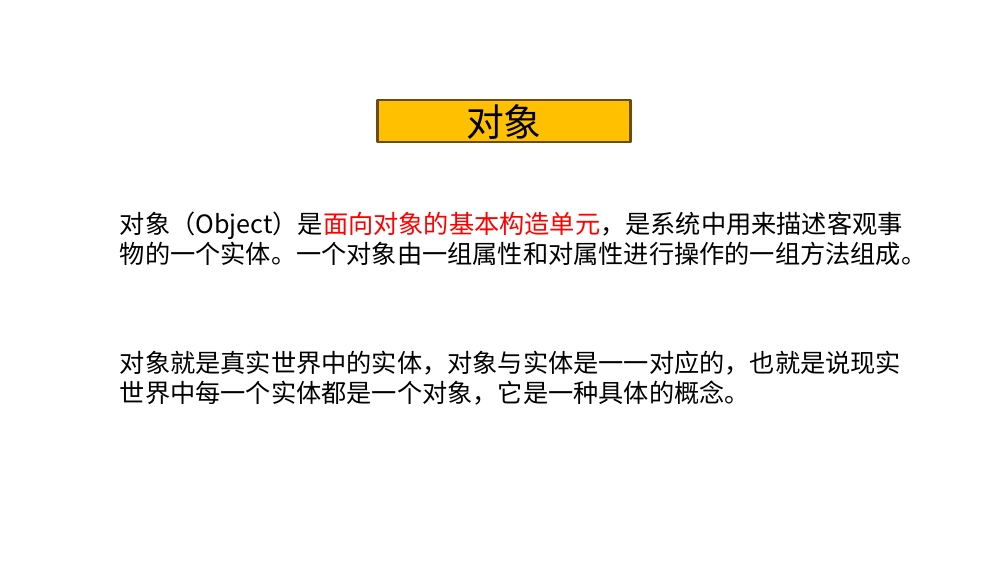
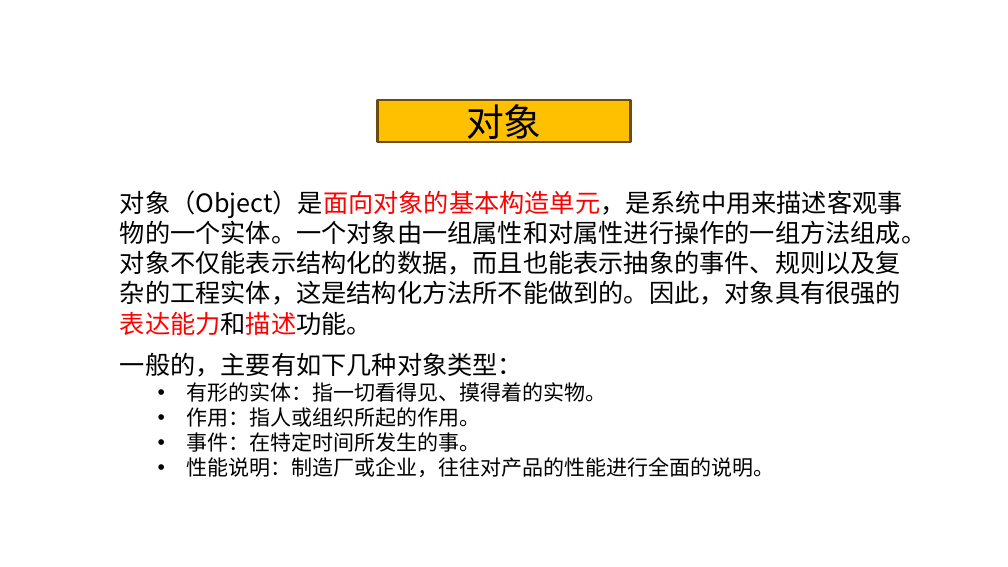
Before and after one commit to on6nx/requirement, a slide deck: slide 7 of uml2/G07翻转课堂2(3.20).pptx. Drawn at 1008x567 pixels with LibreOffice and Linux fonts; fonts in the diff are those of the drawing; background and template pictures are left out. Boxes give left, top, right and bottom in pixels: in the first picture for what was removed or moved away, otherwise in the second. Text is boxed around its words. In the diff, an @@ line names an element or a change of style, - is before the commit and + after.

```diff
--- a/uml2/G07翻转课堂2(3.20).pptx
+++ b/uml2/G07翻转课堂2(3.20).pptx
@@ text at <box>120,190,926,335</box>: text changed @@
-对象（Object）是面向对象的基本构造单元，是系统中用来描述客观事物的一个实体。一个对象由一组属性和对属性进行操作的一组方法组成。
+对象（Object）是面向对象的基本构造单元，是系统中用来描述客观事物的一个实体。一个对象由一组属性和对属性进行操作的一组方法组成。对象不仅能表示结构化的数据，而且也能表示抽象的事件、规则以及复杂的工程实体，这是结构化方法所不能做到的。因此，对象具有很强的表达能力和描述功能。
@@ text removed at <box>120,350,901,405</box> @@
-对象就是真实世界中的实体，对象与实体是一一对应的，也就是说现实世界中每一个实体都是一个对象，它是一种具体的概念。
@@ text added at <box>120,352,775,477</box>, 20 pt, text #000000 @@
+一般的，主要有如下几种对象类型：
+  • 有形的实体：指一切看得见、摸得着的实物。
+  • 作用：指人或组织所起的作用。
+  • 事件：在特定时间所发生的事。
+  • 性能说明：制造厂或企业，往往对产品的性能进行全面的说明。
```
Also in this commit, not shown: 9 other slides changed, 2 slides added, 2 slides removed.
